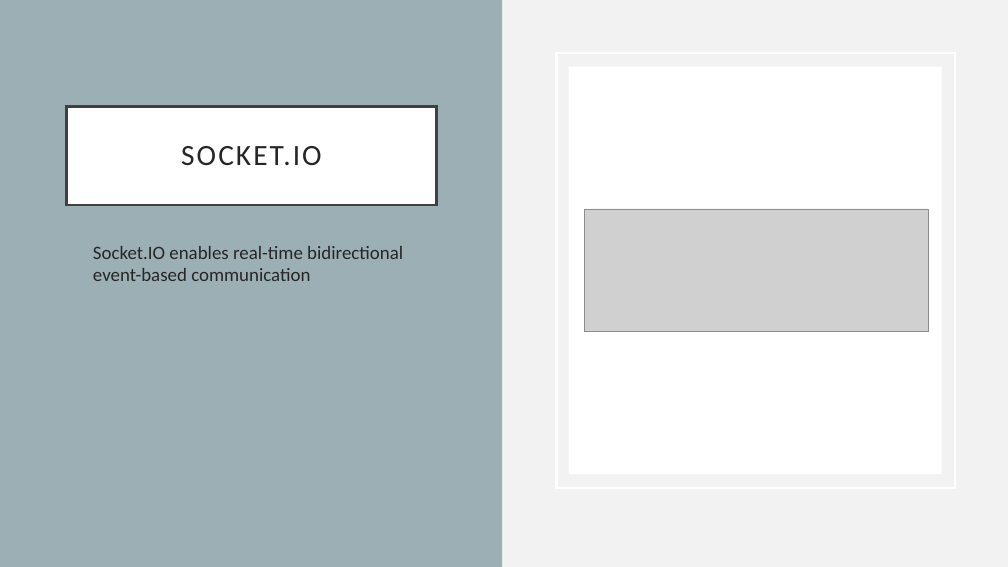
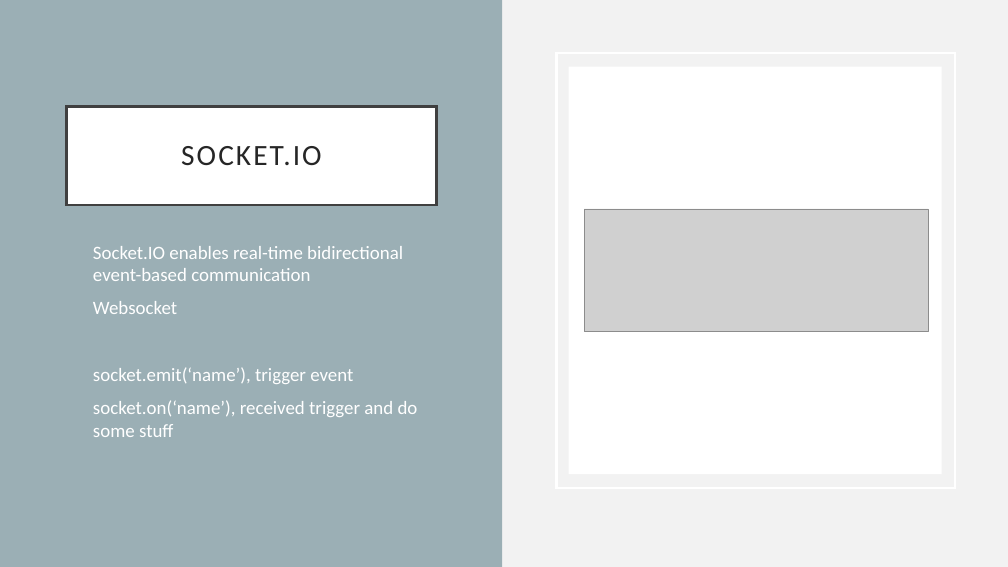
Before and after one commit to LanderVerschueren/Web-Research, a slide deck: slide 4 of Proof of Concept/ppt/arduino.pptx. Drawn at 1008x567 pixels with LibreOffice and Linux fonts; fonts in the diff are those of the drawing; grey boxes stand for pictures. Boxes give left, top, right and bottom in pixels: in the first picture for what was removed or moved away, otherwise in the second. Text is boxed around its words. In the diff, an @@ line names an element or a change of style, - is before the commit and + after.

```diff
--- a/Proof of Concept/ppt/arduino.pptx
+++ b/Proof of Concept/ppt/arduino.pptx
@@ text at (93, 246, 403, 281): text colour #262626 to #FFFFFF in "Socket.IO enables real-time bidirectional event-based commun ..." @@
@@ text at (93, 301, 418, 437): paragraphs added @@
+• Websocket
+• socket.emit(‘name’), trigger event
+• socket.on(‘name’), received trigger and do some stuff
```
Also in this commit, not shown: 1 other slide changed, 4 slides added, 2 slides removed, 18 other files.
